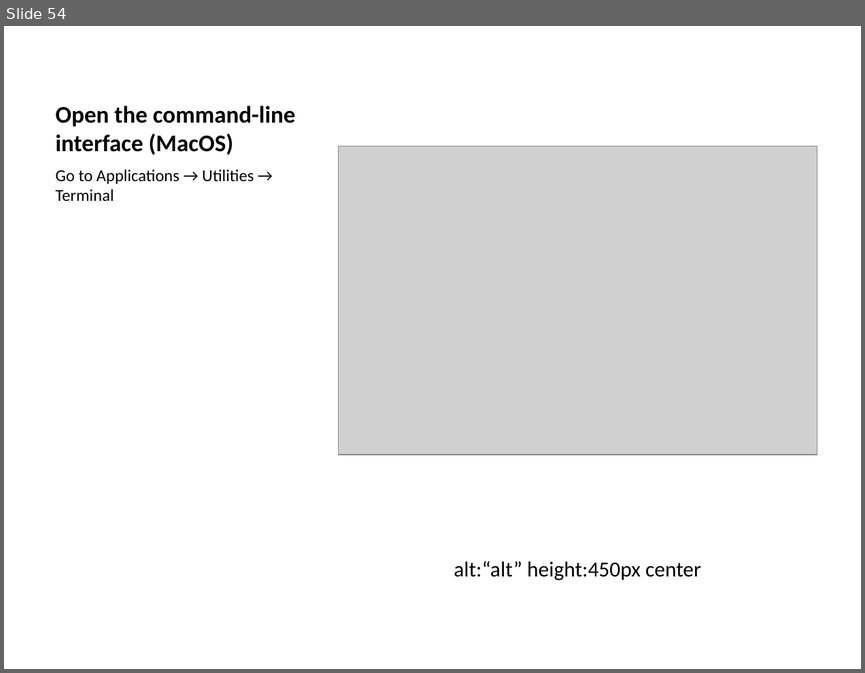
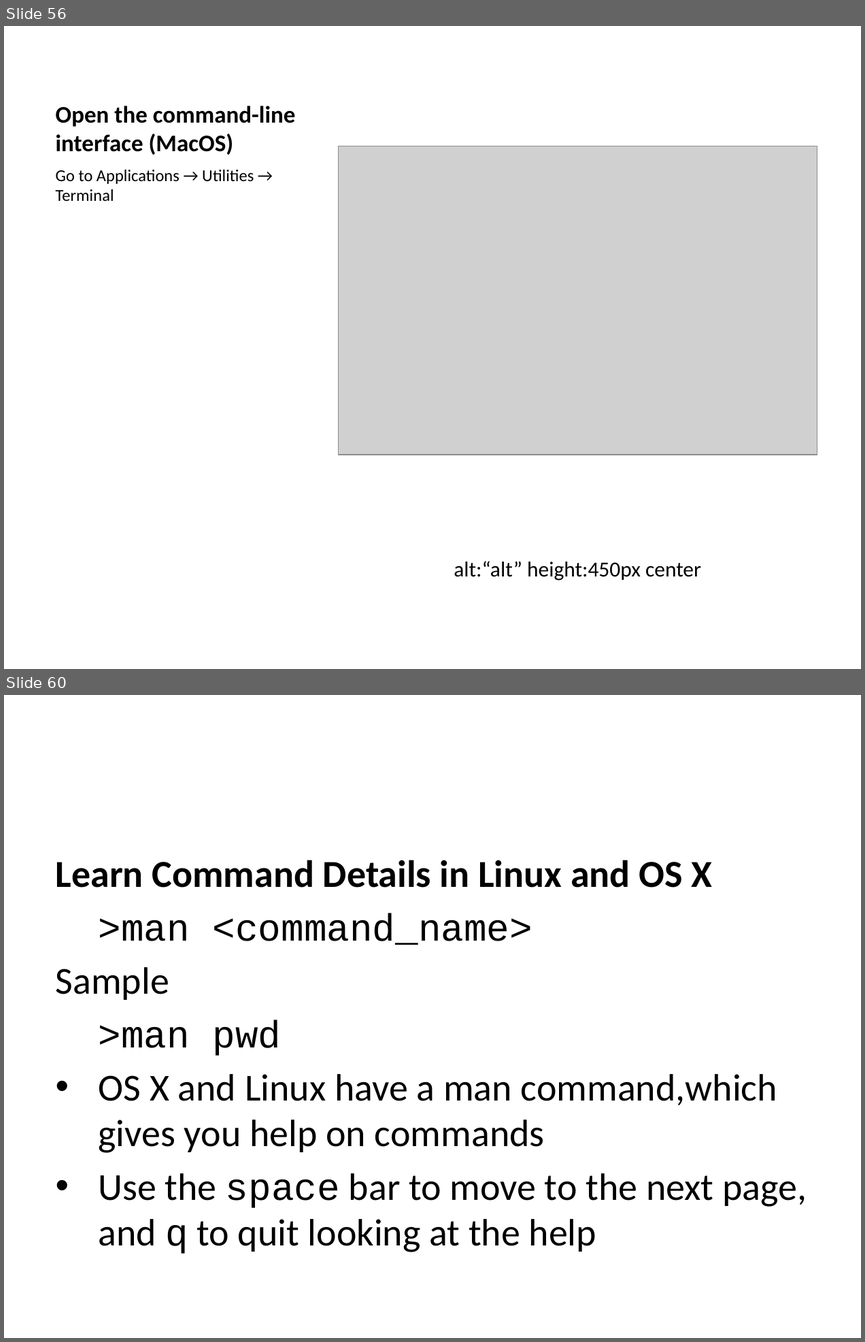
Before and after one commit to ucoruh/ce103-algorithms-and-programming-I, a slide deck: docs/week-1-intro/ce103-week-1-intro.en.md_word.pptx. Shown one above the other, each under a label of ours: slide 54 before the commit, slides 56 and 60 after it; the slides between them are not shown. The pictures are 865x673 and 865x1342 pixels, drawn with LibreOffice and Linux fonts; fonts in the diff are those of the drawing; grey boxes stand for pictures. Boxes give left, top, right and bottom in pixels: in the first picture for what was removed or moved away, otherwise in the second. Text is boxed around its words. In the diff, an @@ line names an element or a change of style, - is before the commit and + after.

Commit message:
week-1 updated, command line commands added

```diff
--- a/docs/week-1-intro/ce103-week-1-intro.en.md_word.pptx
+++ b/docs/week-1-intro/ce103-week-1-intro.en.md_word.pptx
@@ slide 60 added at (4, 695, 861, 1338), background #FFFFFF @@
@@ text added at (56, 860, 806, 1253), 32 pt, text #000000 @@
+Learn Command Details in Linux and OS X
+>man <command_name>
+Sample
+>man pwd
+• OS X and Linux have a man command,which gives you help on commands
+• Use the space bar to move to the next page, and q to quit looking at the help
@@ what was slide 54 is now slide 56 @@
```
Also in this commit, not shown: 3 slides changed, 94 other slides added, 2 slides removed, 11 other files.
